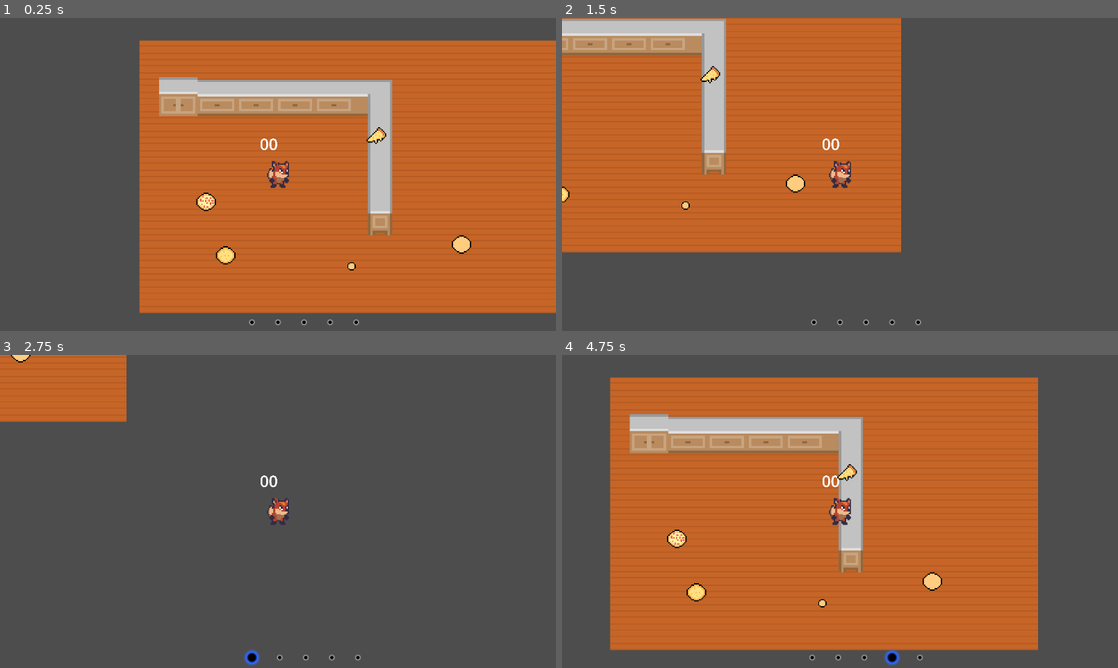
Above: before the commit, frames 1-4 (two rows, left to right).
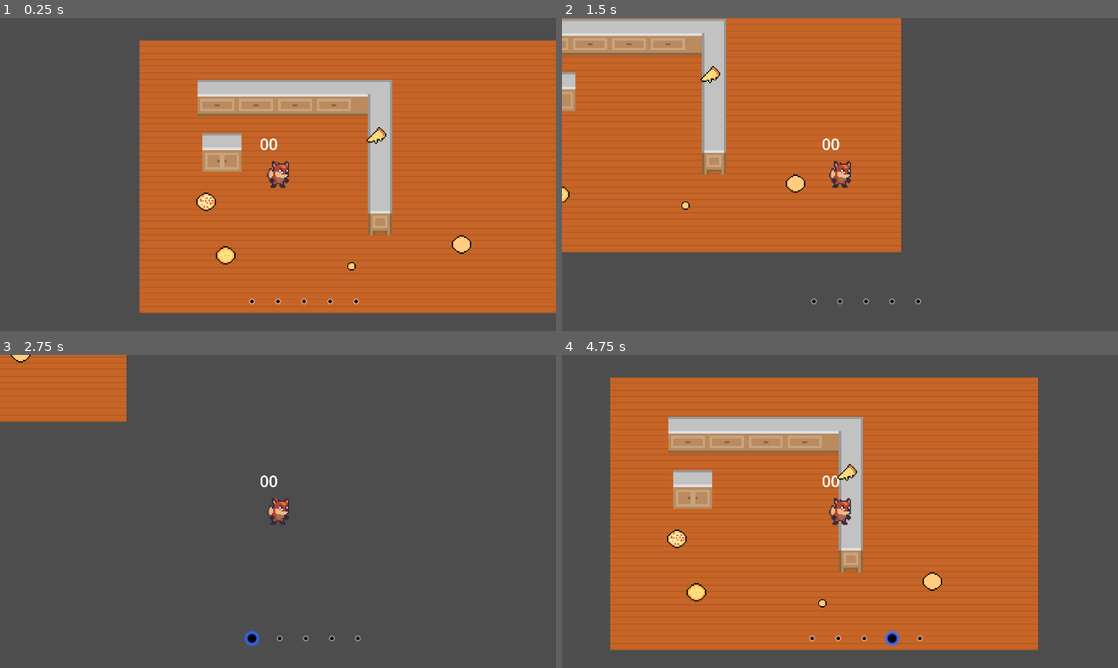
Above: after the commit, the same moments.

Repository: ArrolCardoz/GameJam---GMTK25
Game: Godot game, scene res://scenes/LevelBase/LevelBase.tscn
Two runs of this game, one before a commit and one after it. Both use one fixed random seed, a clock stepped at 60 frames per second and the inputs below.
Inputs (mouse positions are in pixels of both pictures, inside the frame that each line leads up to):
- Up to frame 1 (0.25 s): no input
- Up to frame 2 (1.5 s): tap Enter at 0.5 s; move the mouse to (962, 158) at 0.52 s; hold D (right) 0.53-1.28 s; click (962, 158) at 0.6 s; move the mouse to (728, 190) at 1.27 s; hold S (down) from 1.28 s (still down); click (728, 190) at 1.35 s
- Up to frame 3 (2.75 s): move the mouse to (333, 442) at 2.02 s; release S (down) at 2.03 s; hold D (right) from 2.03 s (still down); tap 1 at 2.1 s; click (333, 442) at 2.3 s
- Up to frame 4 (4.75 s): move the mouse to (812, 574) at 2.77 s; release D (right) at 2.78 s; hold W (up) 2.78-3.53 s; tap 2 at 2.85 s; click (812, 574) at 3.05 s; move the mouse to (1006, 558) at 3.52 s; hold A (left) from 3.53 s (still down); tap 3 at 3.6 s; click (1006, 558) at 3.8 s; move the mouse to (673, 464) at 4.27 s; tap 4 at 4.35 s; click (673, 464) at 4.55 s

The runs differ from the first frame. In frame 1, 1.9% of the frame differs, in the area x 28-65%, y 18-99%; in frame 2, 0.5%; in frame 3, 0.4%; in frame 4, 2.1%, in the area x 12-65%, y 18-100%.

Commit message:
cabnit item drop

Diff:
--- a/scenes/ItemHolder/Cabinet.tscn
+++ b/scenes/ItemHolder/Cabinet.tscn
@@ -18,11 +18,11 @@
 shape = SubResource("RectangleShape2D_jom8j")
 
 [node name="Marker2D" parent="markers" index="0"]
-visible = false
 position = Vector2(0, -5)
 
 [node name="Sprite2D" parent="markers/Marker2D" index="0"]
-position = Vector2(0, 1)
+position = Vector2(0, -1)
+scale = Vector2(0.545, 0.545)
 
 [connection signal="area_entered" from="." to="." method="_on_area_entered"]
 [connection signal="area_exited" from="." to="." method="_on_area_exited"]
--- a/scenes/ItemHolder/ItemHolder.gd
+++ b/scenes/ItemHolder/ItemHolder.gd
@@ -4,7 +4,7 @@
 @export var station:Station
 @export var _maxItems:int=0
 
-@onready var markers: Node = $markers
+@onready var markers: Node2D = $markers
 @onready var stationSprite: Sprite2D = $Sprite2D
 
 var _currentDir:Station.dir=station.dir.down
@@ -20,11 +20,11 @@
 func place_item(item)->void:
 	if _isFull:return
 	_item=item
-	for childern in markers.get_children():
-		var sprite:Marker2D=childern.get_child(0)
-		if sprite.texture==null:continue
-		sprite.texture=_item.texture
-
+	for marker in markers.get_children():
+		var sprite:Sprite2D = marker.get_node("Sprite2D")
+		if sprite==null:return
+		sprite.texture = _item.texture
+		marker.show()
 
 
 func _on_area_entered(area: Area2D) -> void:
--- a/scenes/ItemHolder/ItemHolder.tscn
+++ b/scenes/ItemHolder/ItemHolder.tscn
@@ -11,8 +11,9 @@
 
 [node name="CollisionShape2D" type="CollisionShape2D" parent="."]
 
-[node name="markers" type="Node" parent="."]
+[node name="markers" type="Node2D" parent="."]
 
 [node name="Marker2D" type="Marker2D" parent="markers"]
 
 [node name="Sprite2D" type="Sprite2D" parent="markers/Marker2D"]
+scale = Vector2(0.75, 0.75)
--- a/scenes/LevelBase/LevelBase.tscn
+++ b/scenes/LevelBase/LevelBase.tscn
@@ -24,11 +24,6 @@
 scale = Vector2(2, 2)
 tile_map_data = PackedByteArray("AAABAAAAAAABAAwAAAACAAAAAAABAAwAAAADAAAAAAABAAwAAAAEAAAAAAABAAwAAAAFAAAAAAALAAwAAAAFAAEAAAALAA0AAAAFAAIAAAALAA0AAAAFAAMAAAALAA4AAAA=")
 tile_set = ExtResource("2_e7jje")
-
-[node name="Cabinet" parent="walls" instance=ExtResource("3_efum6")]
-position = Vector2(8, 7)
-collision_layer = 1
-collision_mask = 1
 
 [node name="Player" parent="." instance=ExtResource("3_ny4ya")]
 position = Vector2(98, 78)
@@ -61,3 +56,14 @@
 process_mode = 3
 
 [node name="InventoryDialog" parent="CanvasLayer" instance=ExtResource("7_6hn50")]
+anchors_preset = 8
+anchor_left = 0.5
+anchor_top = 0.5
+anchor_right = 0.5
+anchor_bottom = 0.5
+
+[node name="Cabinet" parent="." instance=ExtResource("3_efum6")]
+position = Vector2(52, 60)
+scale = Vector2(2, 2)
+collision_layer = 1
+collision_mask = 1
--- a/scenes/PickupAction/PickupAction.tscn
+++ b/scenes/PickupAction/PickupAction.tscn
@@ -3,7 +3,7 @@
 [ext_resource type="Script" uid="uid://by0yfcxnajbok" path="res://scenes/PickupAction/PickupAction.gd" id="1_geb37"]
 
 [sub_resource type="RectangleShape2D" id="RectangleShape2D_geb37"]
-size = Vector2(39, 20)
+size = Vector2(39, 3)
 
 [node name="PickupAction" type="Node2D"]
 script = ExtResource("1_geb37")
@@ -12,7 +12,7 @@
 collision_mask = 8
 
 [node name="CollisionShape2D" type="CollisionShape2D" parent="Area2D"]
-position = Vector2(9.5, 0)
+position = Vector2(16, 0)
 shape = SubResource("RectangleShape2D_geb37")
 
 [connection signal="area_entered" from="Area2D" to="." method="_on_area_2d_area_entered"]
--- a/scenes/Player/Player.gd
+++ b/scenes/Player/Player.gd
@@ -24,8 +24,9 @@
 			SignalHub.emit_add_item_to_player(_inventory)
 			pickup.die()
 		elif !_inventory.isEmpty() and _stations_in_range.size()>0:
-			print("TEST")
-			SignalHub.emit_drop_item_from_player(_inventory)
+			if !_stations_in_range[0]._isFull:
+				SignalHub.emit_drop_item_from_player(_inventory)
+
 
 
 
@@ -50,6 +51,7 @@
 	debug_label.text=s
 
 func update_hud(item:Item)->void:
+	_stations_in_range[0].place_item(item)
 	SignalHub.emit_add_item_to_player(_inventory)
 
 
Binary file changed: assets/station/cabinet/bottomLeft.png
Binary file changed: assets/station/cabinet/bottomRightt.png
Binary file added: assets/station/cabinet/left-export.png
Not shown, added: assets/station/cabinet/left-export.png.import
Binary file changed: assets/station/cabinet/left_middle.png
Binary file added: assets/station/cabinet/middle-export.png
Not shown, added: assets/station/cabinet/middle-export.png.import
Binary file added: assets/station/cabinet/topleft-export.png
Not shown, added: assets/station/cabinet/topleft-export.png.import
Binary file added: assets/station/cabinet/topright-export.png
Not shown, added: assets/station/cabinet/topright-export.png.import
Not shown, added: assets/station/cabinet/left-export.png1720778847.tmp
